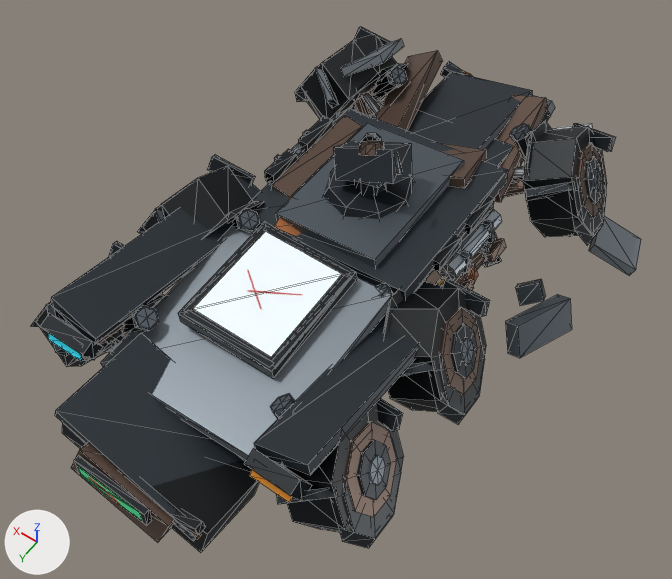
Two versions of the glTF model assets/recon-rover-s/derived/meshopt/lod1/r47xs_recon_rover_d3_lod1.meshopt.glb, one commit apart.
One viewpoint serves both versions: a 50 mm lens placed at (-2.44, 3.57, 5.62), pointed at (-0.05, 0.22, 0.36). The axes (+X, +Y, +Z) are drawn at lower left. The lights are the same throughout. The older version comes first. Mesh edges are drawn as thin lines on the coarser meshes. Where no turn or scale is listed for an object, it has been applied to the vertices. Vertices at exactly the same position are counted once.

Objects in the first picture: 'CHASSIS_ARMOR_BODY', 'DISPLAY_FDAI_TELEMETRY_PANEL', 'WHEEL_FL', 'WHEEL_FR', 'WHEEL_ML', 'WHEEL_MR', 'WHEEL_RL', 'WHEEL_RR', 'ZONE_FLANK_NEG_X', 'ZONE_FLANK_POS_X', 'ZONE_FRONT_BUMPER', 'ZONE_REAR_PANEL' and 20 more.
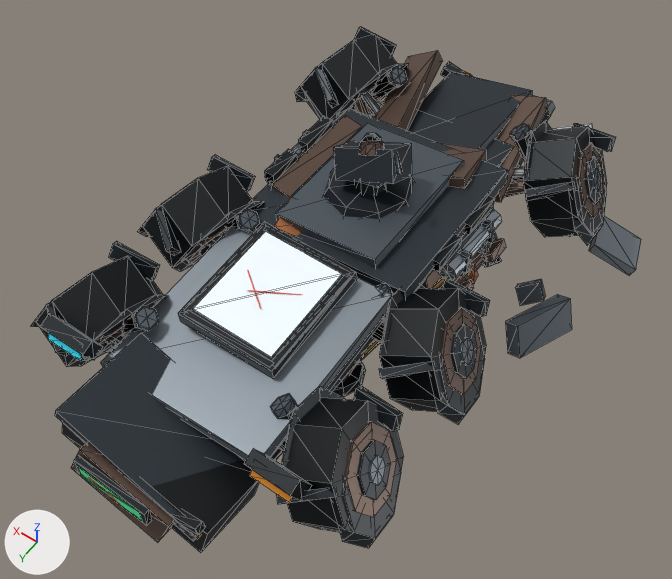
Pixel boxes [x1, y1, x2, y2] of what changed, in the pictures (672 x 579 px):
```json
{"object": "ZONE_FRONT_BUMPER", "change": "reshaped", "before": [341, 38, 555, 202], "after": [375, 50, 555, 202], "on screen": "16% narrower, 7% shorter"}
{"part": 1, "of": "me_mesh_9", "change": "deleted", "before": [341, 38, 404, 77]}
{"part": 2, "of": "me_mesh_11", "change": "deleted", "before": [254, 281, 445, 475]}
{"part": 3, "of": "me_mesh_12", "change": "deleted", "before": [50, 173, 260, 344]}
{"object": "WHEEL_RR", "change": "unchanged, uncovered by the edit", "before": [31, 241, 169, 367], "after": [31, 241, 169, 367]}
```

Scene script edits in JSON lines:
```json
{"block": "me_mesh_9", "where": "# used by ob_zone_front_bumper; location = (0.0, 0.0, 0.56)"}
{"op": "remove", "block": "me_mesh_9", "code": "me_mesh_9.from_pydata(...)  # 104 vertices, 156 faces; spans x -0.69..1.02, y -2.39..-0.9, z -0.47..0.6"}
{"op": "add", "block": "me_mesh_9", "code": "me_mesh_9.from_pydata(...)  # 96 vertices, 144 faces; spans x -0.69..0.72, y -2.39..-0.9, z -0.47..0.3"}
{"block": "me_mesh_9", "change": "me_mesh_9 part 1: the loose piece of 8 vertices spanning x 0.58..1.02, y -1.81..-1.15, z 0.16..0.6 is deleted"}
{"block": "me_mesh_11", "where": "# used by ob_zone_flank_neg_x; location = (0.0, 0.0, 0.56)"}
{"op": "remove", "block": "me_mesh_11", "code": "me_mesh_11.from_pydata(...)  # 172 vertices, 284 faces; spans x -0.99..-0.3, y -0.86..1.91, z -0.22..0.57"}
{"op": "add", "block": "me_mesh_11", "code": "me_mesh_11.from_pydata(...)  # 164 vertices, 272 faces; spans x -0.98..-0.3, y -0.86..1.91, z -0.22..0.48"}
{"block": "me_mesh_11", "change": "me_mesh_11 part 2: the loose piece of 8 vertices spanning x -0.99..-0.61, y 0.05..1.79, z 0.09..0.57 is deleted"}
{"block": "me_mesh_12", "where": "# used by ob_zone_flank_pos_x; location = (0.0, 0.0, 0.56)"}
{"op": "remove", "block": "me_mesh_12", "code": "me_mesh_12.from_pydata(...)  # 172 vertices, 284 faces; spans x 0.3..0.99, y -0.86..1.91, z -0.22..0.57"}
{"op": "add", "block": "me_mesh_12", "code": "me_mesh_12.from_pydata(...)  # 164 vertices, 272 faces; spans x 0.3..0.98, y -0.86..1.91, z -0.22..0.48"}
{"block": "me_mesh_12", "change": "me_mesh_12 part 3: the loose piece of 8 vertices spanning x 0.61..0.99, y 0.05..1.79, z 0.09..0.57 is deleted"}
```
